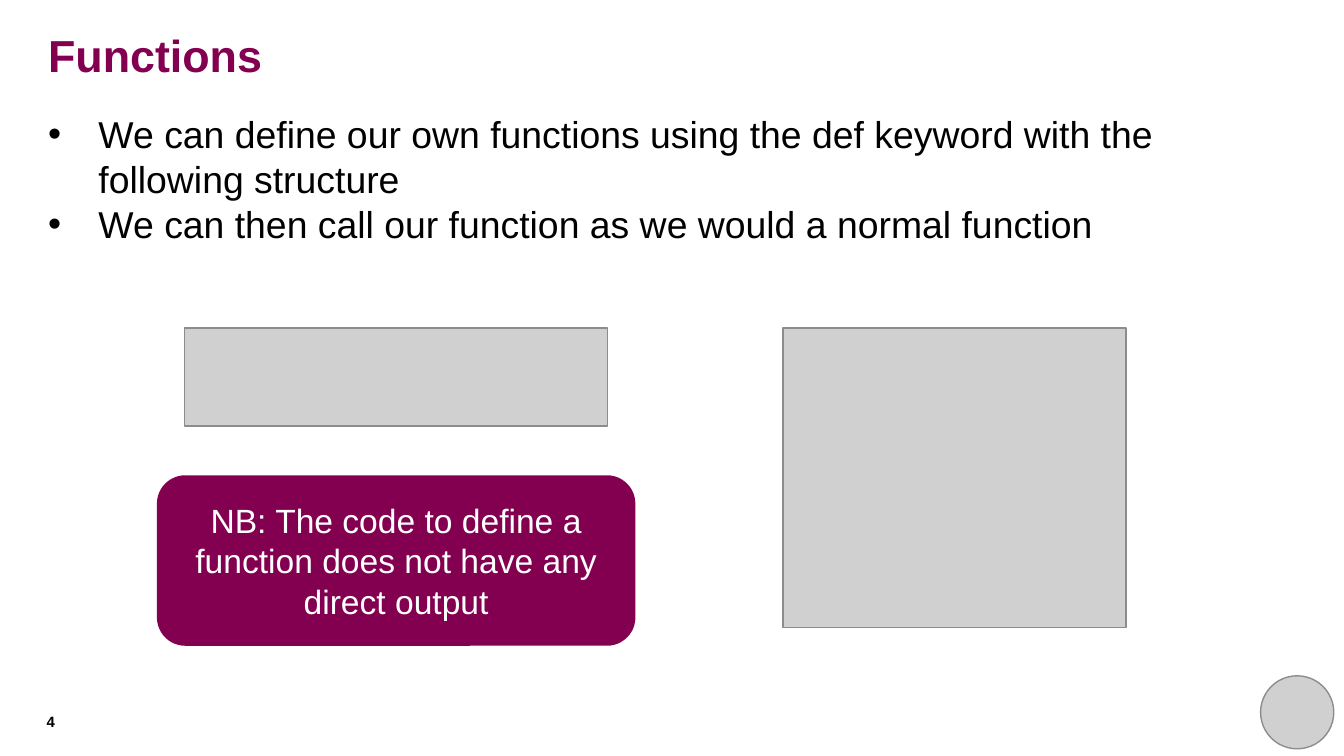
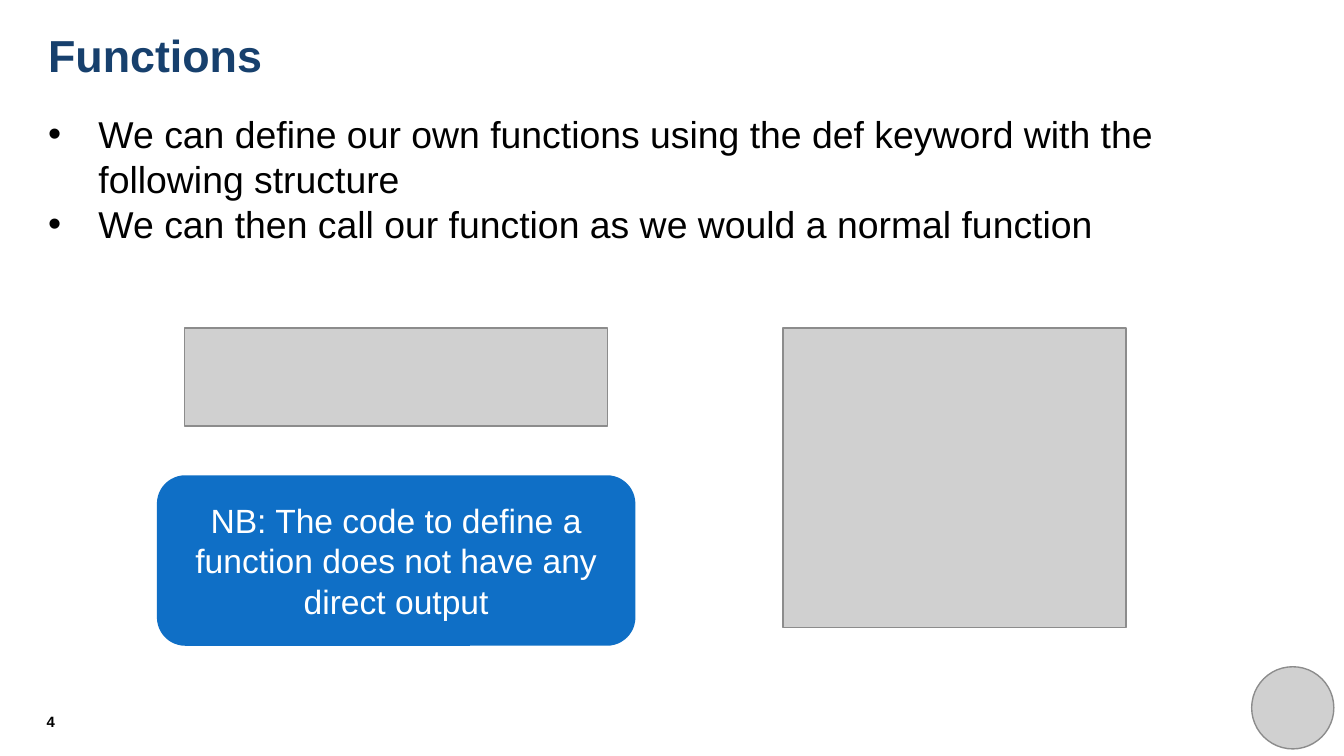
Before and after one commit to THargreaves/beginners-python, a slide deck: slide 4 of session_six/session_six_presentation.pptx. Drawn at 1344x756 pixels with LibreOffice and Linux fonts; fonts in the diff are those of the drawing; grey boxes stand for pictures. Boxes give left, top, right and bottom in pixels: in the first picture for what was removed or moved away, otherwise in the second. Text is boxed around its words. In the diff, an @@ line names an element or a change of style, - is before the commit and + after.

```diff
--- a/session_six/session_six_presentation.pptx
+++ b/session_six/session_six_presentation.pptx
@@ title "Functions" at bbox=[48, 39, 262, 73]: text colour #830051 to #17406D @@
@@ rounded rectangle "NB: The code to define ..." at bbox=[157, 476, 636, 646]: fill #830051 to #0F6FC6 @@
@@ picture: place and size @@
-picture at bbox=[1261, 676, 1333, 749]
+picture at bbox=[1251, 667, 1333, 749]
```
Also in this commit, not shown: 18 other slides changed, 5 other files.
